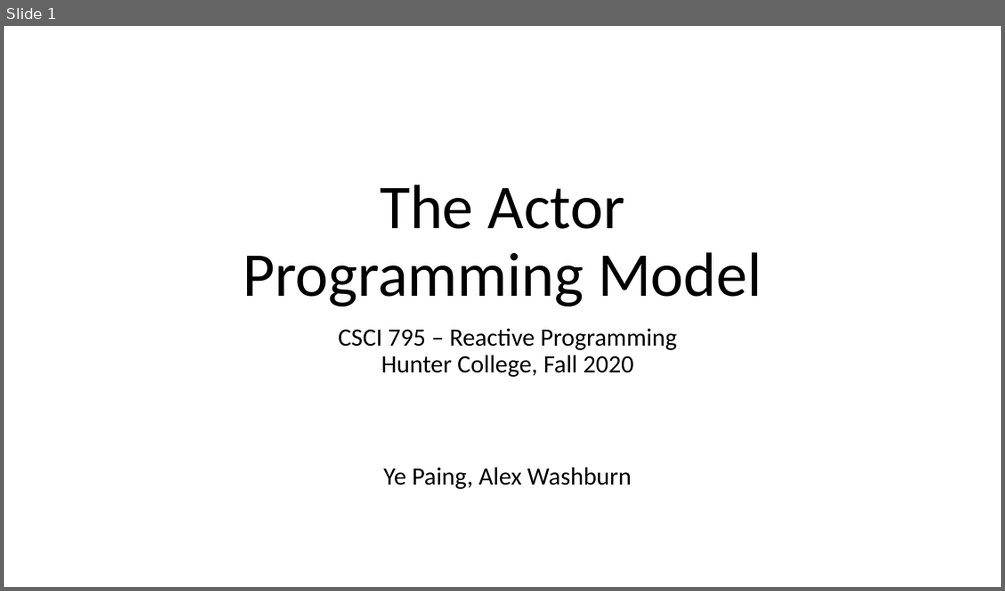
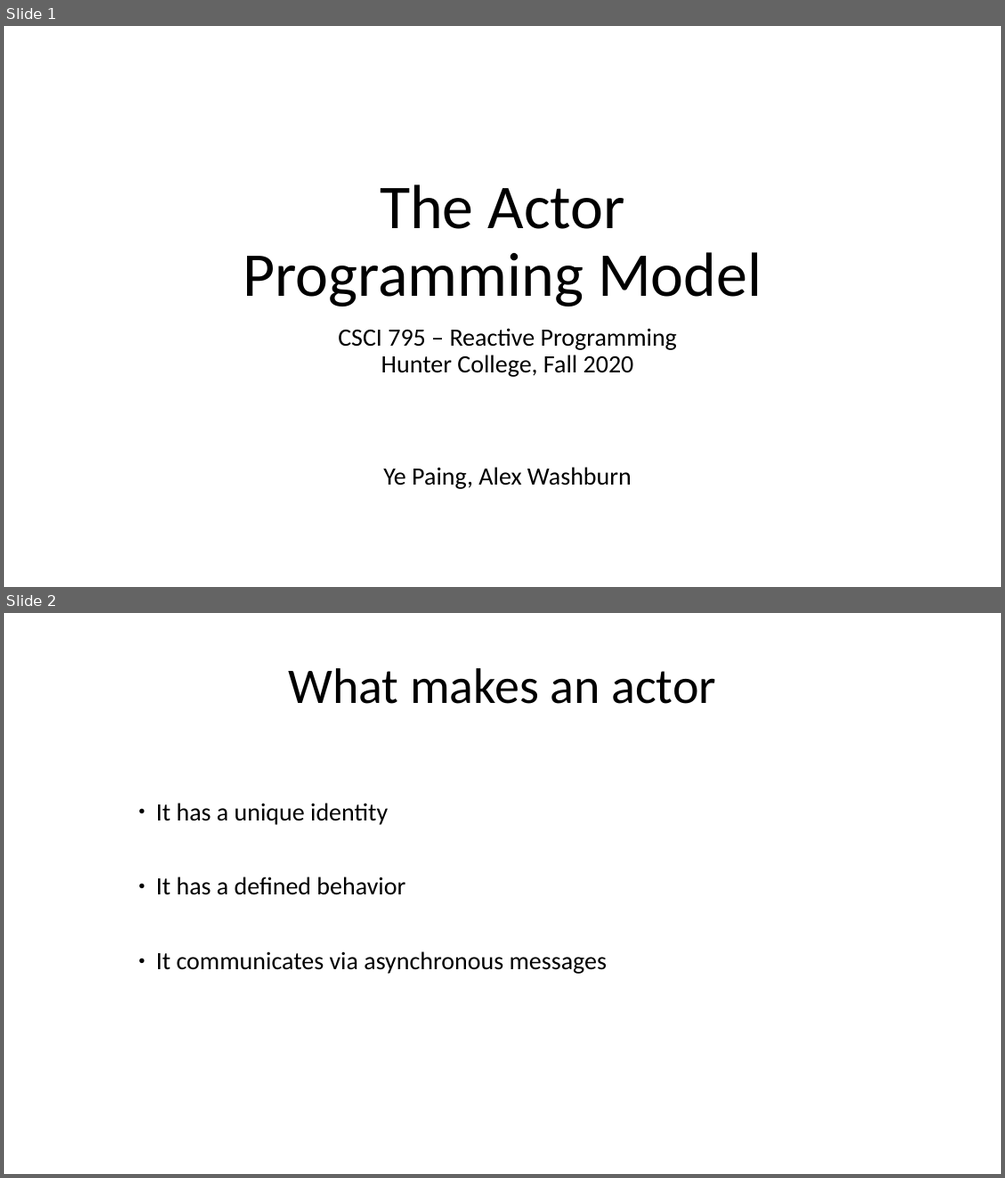
Before and after one commit to CSCI-49380-79526-Reactive-Programming/CSCI795_ReactiveProg_Project_Twitter_Stream_Scoring, a slide deck: CSCI795_FA20_Presentation_Paing_Washburn.pptx. Shown one above the other, each under a label of ours: slide 1 before the commit, slides 1 and 2 after it. The pictures are 1005x591 and 1005x1178 pixels, drawn with LibreOffice and Linux fonts; fonts in the diff are those of the drawing. Boxes give left, top, right and bottom in pixels: in the first picture for what was removed or moved away, otherwise in the second. Text is boxed around its words. In the diff, an @@ line names an element or a change of style, - is before the commit and + after.

```diff
--- a/CSCI795_FA20_Presentation_Paing_Washburn.pptx
+++ b/CSCI795_FA20_Presentation_Paing_Washburn.pptx
@@ slide 2 added at (x1=4, y1=613, x2=1001, y2=1174), background #FFFFFF @@
@@ text added at (x1=288, y1=668, x2=716, y2=704), 48 pt, text #000000 @@
+What makes an actor
@@ text added at (x1=156, y1=803, x2=607, y2=973), 24 pt, text #000000 @@
+● It has a unique identity
+● It has a defined behavior
+● It communicates via asynchronous messages
```
Also in this commit, not shown: 6 other slides added.
